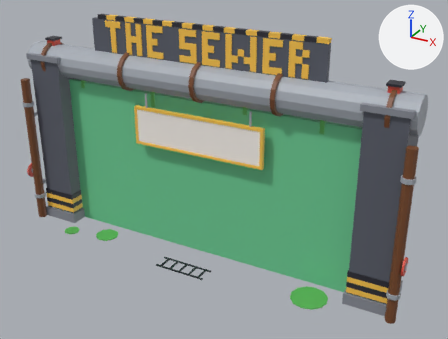
Before and after pictures for a commit that changed the FBX model assets/cat-cafe/exports/CatCafe_Sewer_Gate.fbx.
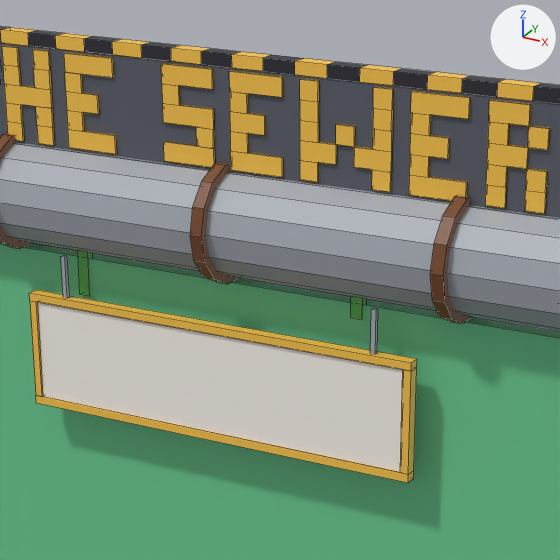
Old and new are each drawn whole from a camera (50 mm lens) standing at (0.215, -0.358, 0.251) and looking at (0.02, -0.004, 0.074) and again close up on the part from 28% to 70% of the width and 2% to 58% of the height. Arrows for +X, +Y and +Z are at upper right; the lights stay in place. The older version's two pictures come first. The close-ups show mesh edges as thin lines. Where no turn or scale is listed for an object, it has been applied to the vertices.

In view in the first close-up: 'CatCafe_Sewer_Gate', 'CatCafe_Sewer_Gate_Bars', 'CatCafe_Sewer_Gate_SignBoard'.
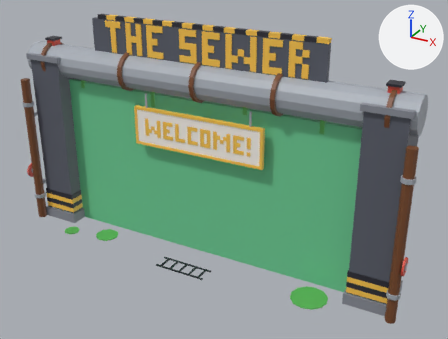
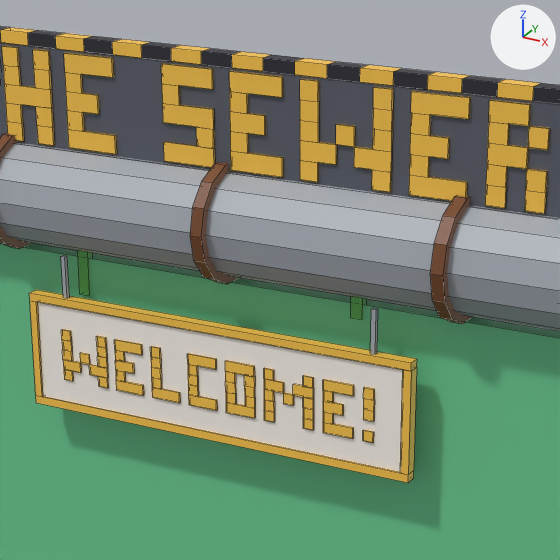
The edits, one by one:
me_catcafe_sewer_gate is used by ob_catcafe_sewer_gate; location (0.0, 0.0, 0.0).
me_catcafe_sewer_gate had 1436 vertices, 1213 faces and spanned x -0.155..0.156, y -0.036..0.02, z 0.0..0.173.
me_catcafe_sewer_gate now has 1978 vertices, 1760 faces and spans x -0.155..0.156, y -0.036..0.02, z 0.0..0.173.
me_catcafe_sewer_gate part 1: a new loose piece, a box spanning x 0.0403..0.0429, y -0.009..-0.0085, z 0.09..0.0926, in mat_catcafe_palette.
me_catcafe_sewer_gate part 2: 494 vertices added at x -0.043..0.043, y -0.009..-0.006, z 0.09..0.103.
Other edits to the shape of me_catcafe_sewer_gate do not show in these pictures.

Changed parts and their boxes [x1, y1, x2, y2] in the close-ups (560 x 560 px):
part 1 of me_catcafe_sewer_gate, added
    after: [363, 430, 374, 443]
part 2 of me_catcafe_sewer_gate, added (orange)
    after: [61, 329, 375, 439]
